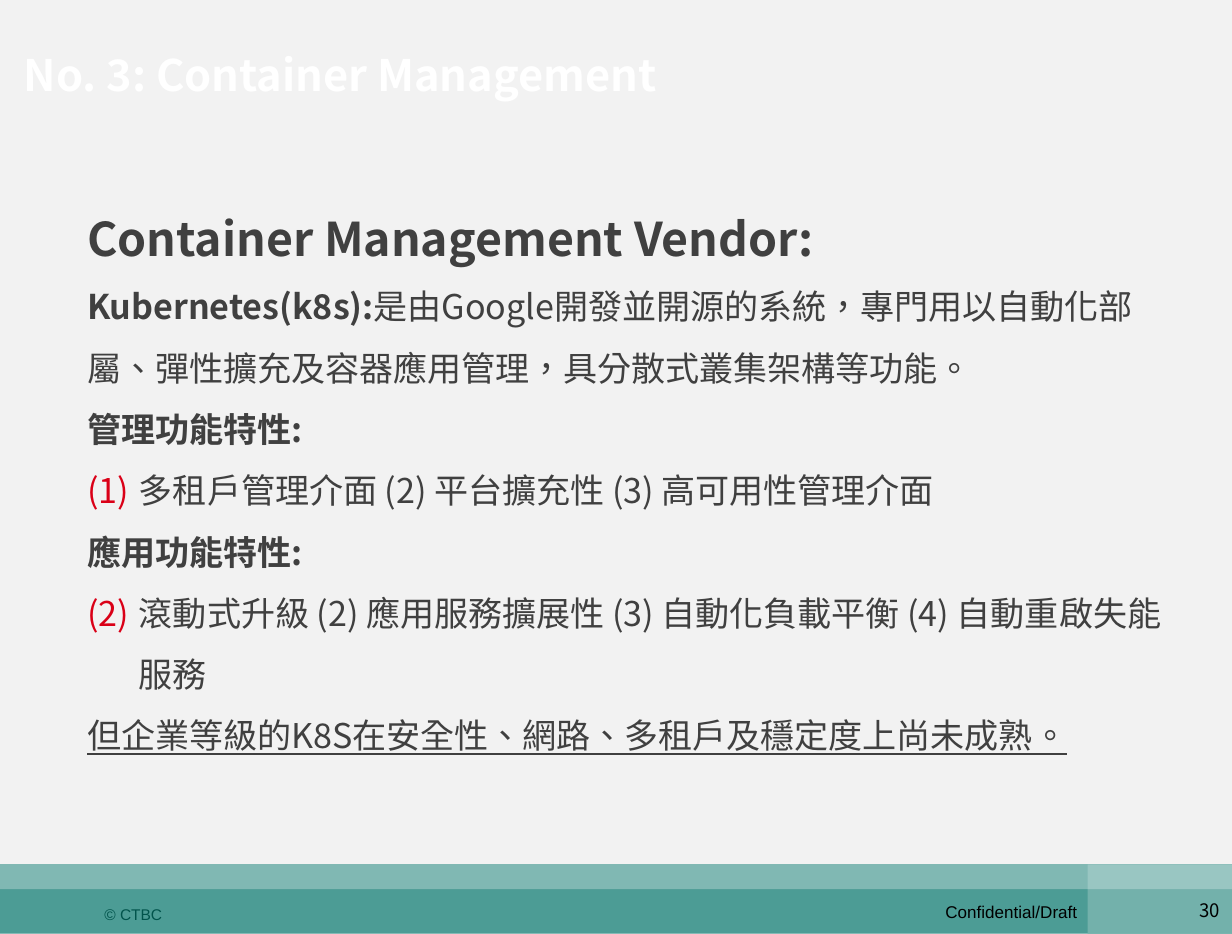
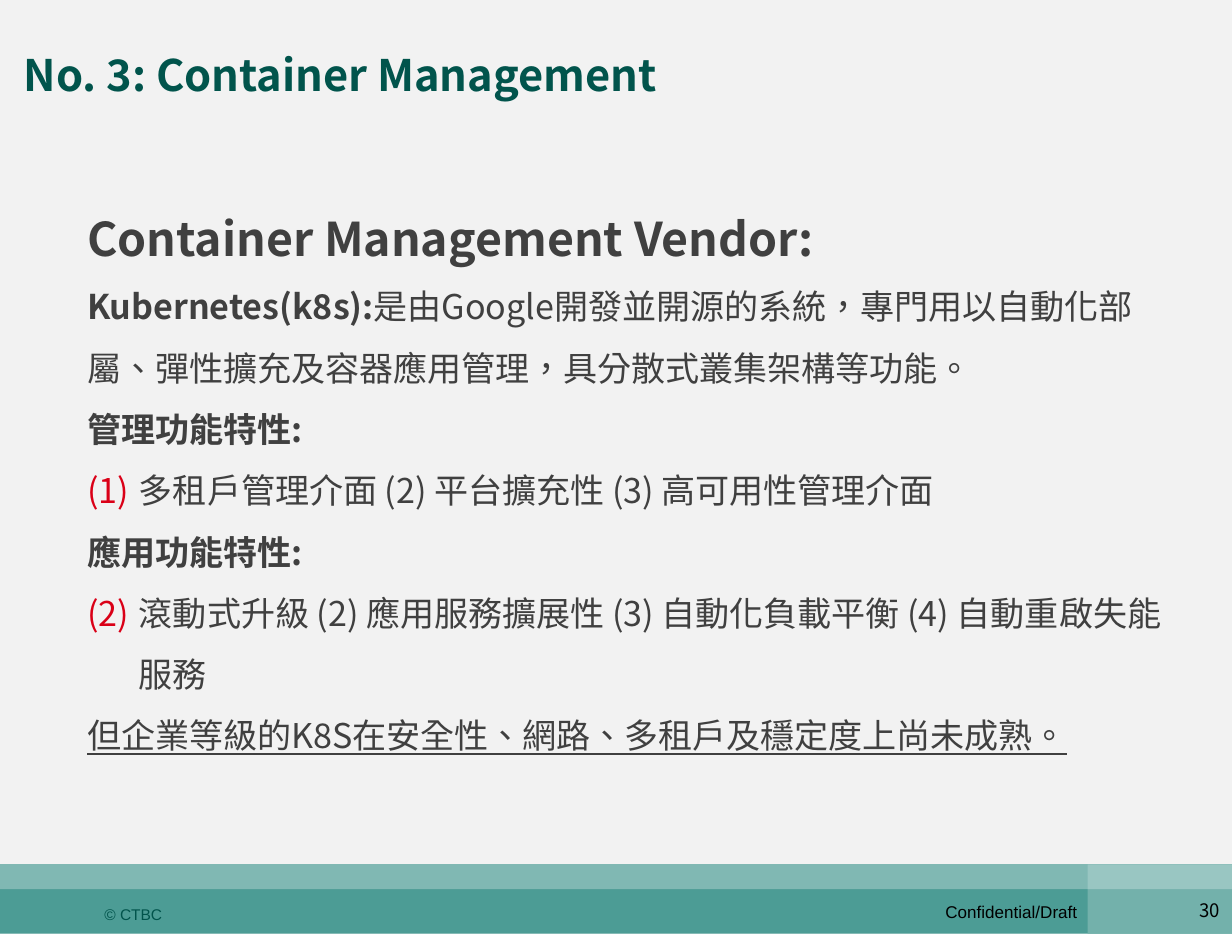
Before and after one commit to shaven105/duh, a slide deck: slide 30 of QQ2.pptx. Drawn at 1232x934 pixels with LibreOffice and Linux fonts; fonts in the diff are those of the drawing. Boxes give left, top, right and bottom in pixels: in the first picture for what was removed or moved away, otherwise in the second. Text is boxed around its words. In the diff, an @@ line names an element or a change of style, - is before the commit and + after.

```diff
--- a/QQ2.pptx
+++ b/QQ2.pptx
@@ title added at (x1=24, y1=56, x2=656, y2=102), 28 pt, text #01544C, bold @@
+No. 3: Container Management
```
Also in this commit, not shown: 11 other slides changed.
